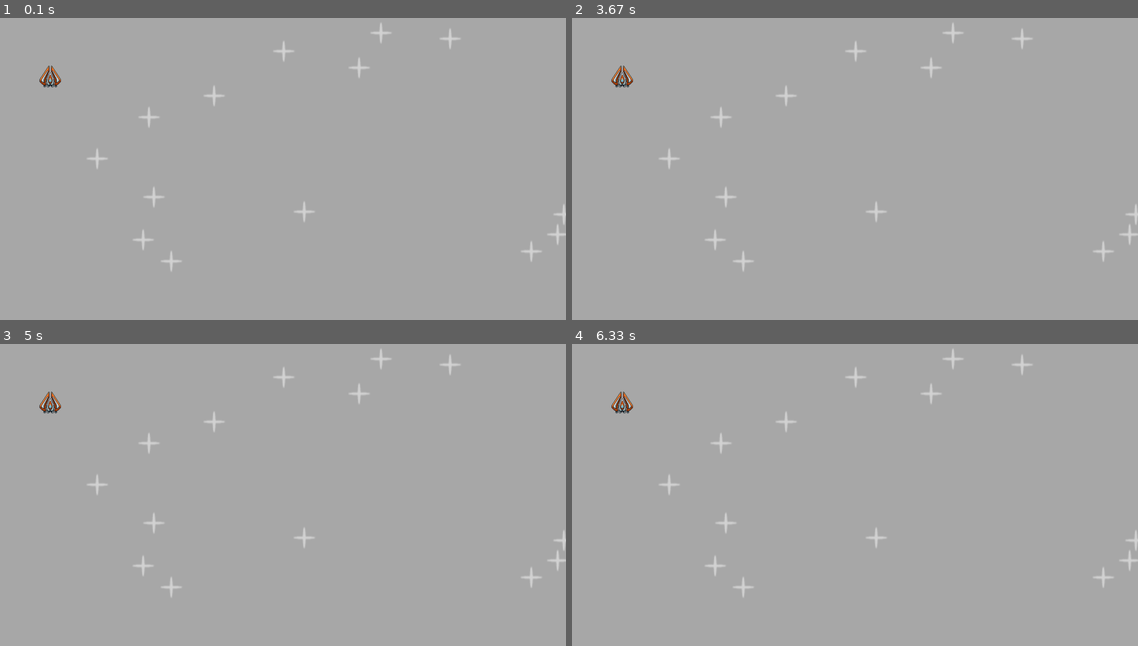
Above: before the commit, frames 1-4 (two rows, left to right).
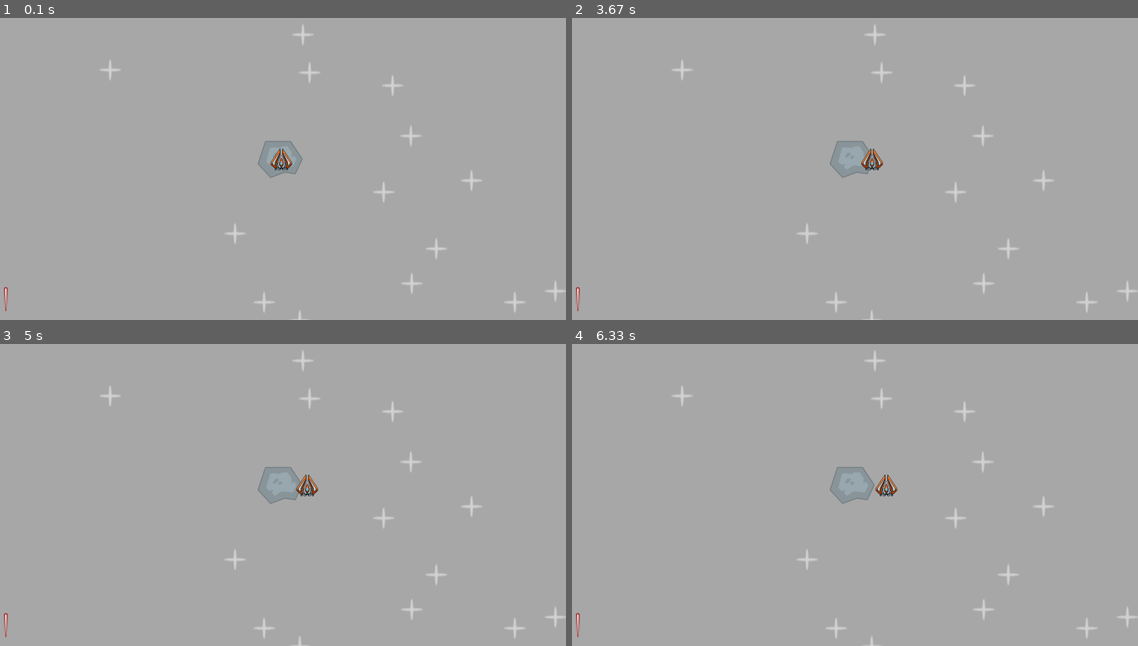
Above: after the commit, the same moments.

Repository: Eric-lab-star/pygame-space
Game: pygame game, started from source/main.py
Two runs of this game, one before a commit and one after it. Both use one fixed random seed, a clock stepped at 60 frames per second and the inputs below.
Inputs:
- Up to frame 1 (0.1 s): no input
- Up to frame 2 (3.67 s): no input
- Up to frame 3 (5 s): no input
- Up to frame 4 (6.33 s): no input

The runs differ from the first frame. In frame 1, 1.9% of the frame differs, in the area x 0-100%, y 1-100%; in frame 2, 1.9%; in frame 3, 2.0%; in frame 4, 2.0%.

Commit message:
more surface

Diff:
--- a/source/main.py
+++ b/source/main.py
@@ -10,33 +10,61 @@
 running = True
 
 
-# player surface
+# player
 player_path = join("images", "player.png")
 player_surf = pygame.image.load(player_path).convert_alpha()
+player_frect = player_surf.get_frect(center=(WINDOW_WIDTH / 2, WINDOW_HEIGHT / 2))
+player_direction = 1
+player_speed = 0.2
 
-# star surface
+# star
 star_path = join("images", "star.png")
 star_surf = pygame.image.load(star_path).convert_alpha()
+star_pos = [(randint(0, WINDOW_WIDTH), randint(0, WINDOW_HEIGHT)) for _ in range(14)]
 
-star_positions = [
-    (randint(0, WINDOW_WIDTH), randint(0, WINDOW_HEIGHT)) for _ in range(14)
-]
+# meteor
+meteor_path = join("images", "meteor.png")
+meteor_surf = pygame.image.load(meteor_path).convert_alpha()
+meteor_frect = meteor_surf.get_frect(center=(WINDOW_WIDTH / 2, WINDOW_HEIGHT / 2))
+
+# laser
+laser_path = join("images", "laser.png")
+laser_surf = pygame.image.load(laser_path).convert_alpha()
+laser_frect = laser_surf.get_frect(bottomleft=(20, WINDOW_HEIGHT - 20))
 
 
 def main():
 
     global running
+    global player_direction
     while running:
         for event in pygame.event.get():
             if event.type == pygame.QUIT:
                 running = False
+
         display_surface.fill("darkgray")
 
-        for cord in star_positions:
-            display_surface.blit(star_surf, cord)
+        # draw star
+        for pos in star_pos:
+            display_surface.blit(star_surf, pos)
 
-        display_surface.blit(player_surf, (100, 150))
+        # draw meteor
+        display_surface.blit(meteor_surf, meteor_frect)
+
+        # draw laser
+        display_surface.blit(laser_surf, laser_frect)
+
+        # move player
+        if player_frect.right >= WINDOW_WIDTH or player_frect.left <= 0:
+            player_direction *= -1
+
+        player_frect.left += player_speed * player_direction
+
+        # draw player
+        display_surface.blit(player_surf, player_frect)
+
         pygame.display.update()
+
     pygame.quit()
 
 
Binary file added: images/laser.png
Binary file added: images/meteor.png
